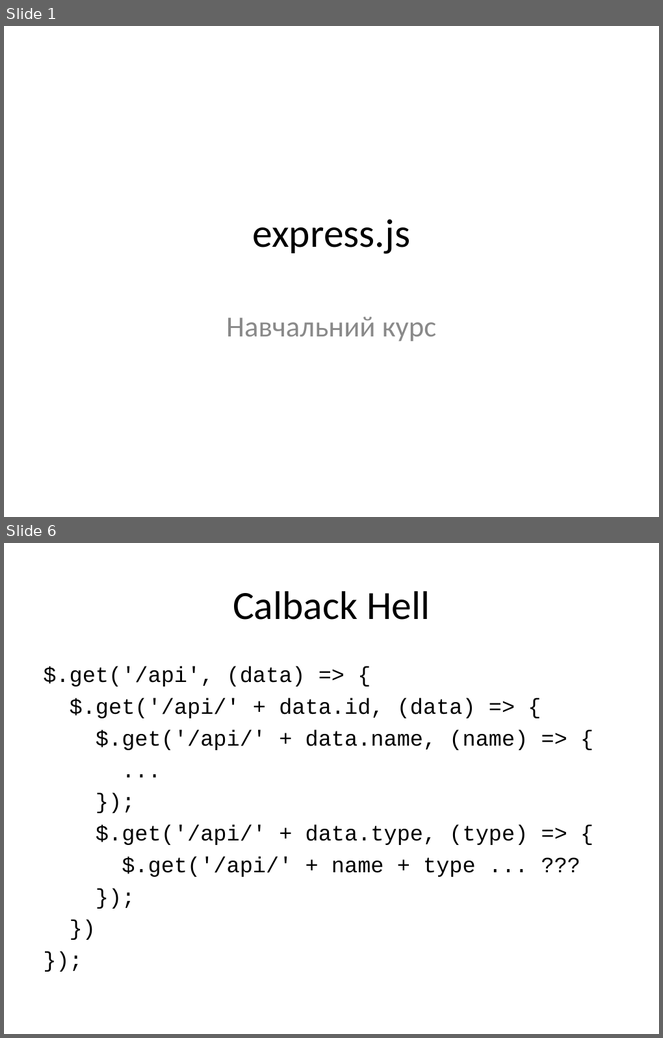
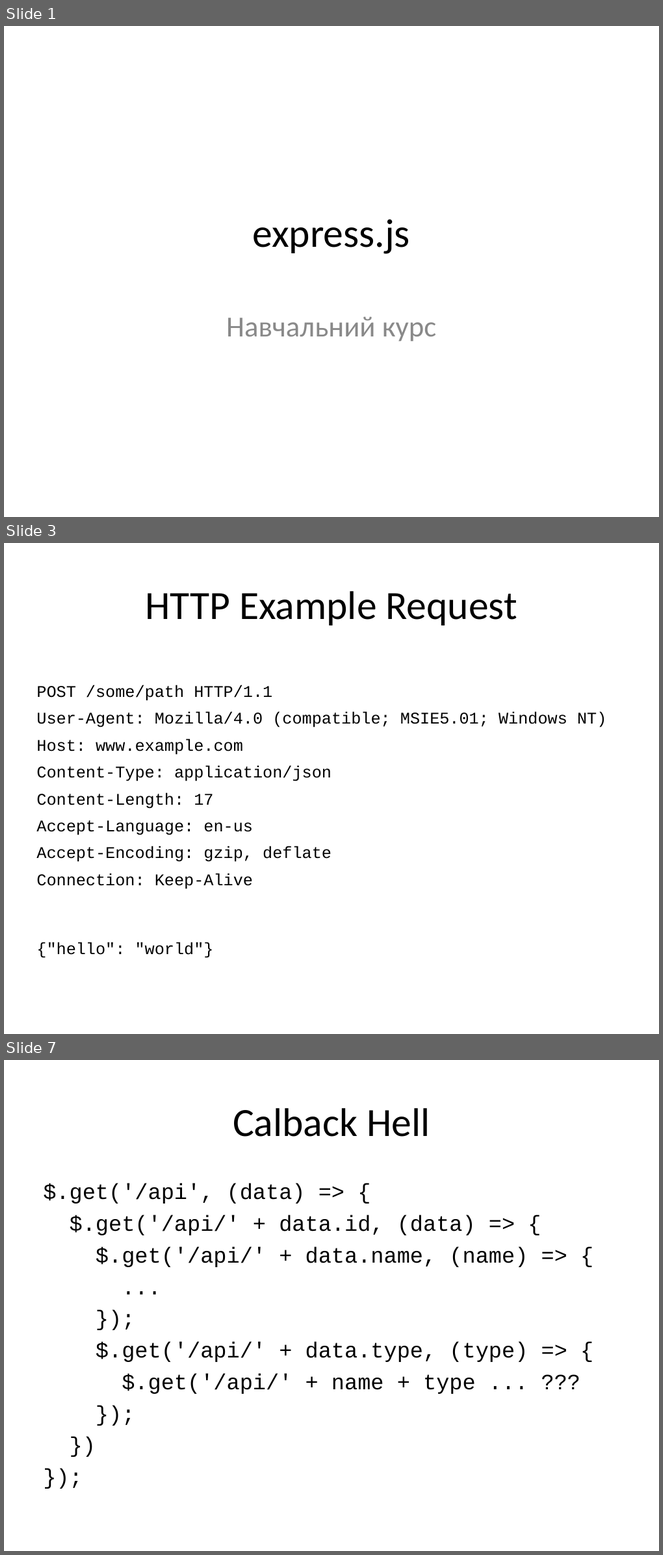
Before and after one commit to ConceptArea/prog-lessons, a slide deck: Express.ppt. Shown one above the other, each under a label of ours: slides 1 and 6 before the commit, slides 1, 3 and 7 after it; the slides between them are not shown. The pictures are 663x1038 and 663x1555 pixels, drawn with LibreOffice and Linux fonts; fonts in the diff are those of the drawing; background and template pictures are left out. Boxes give left, top, right and bottom in pixels: in the first picture for what was removed or moved away, otherwise in the second. Text is boxed around its words. In the diff, an @@ line names an element or a change of style, - is before the commit and + after.

```diff
--- a/Express.ppt
+++ b/Express.ppt
@@ slide 3 added at bbox=[4, 543, 659, 1034], background picture (left out) @@
@@ title added at bbox=[145, 591, 518, 626], 44 pt, text #000000 @@
+HTTP Example Request
@@ subtitle added at bbox=[36, 685, 607, 958], 18 pt, text #000000 @@
+POST /some/path HTTP/1.1
+User-Agent: Mozilla/4.0 (compatible; MSIE5.01; Windows NT)
+Host: www.example.com
+Content-Type: application/json
+Content-Length: 17
+Accept-Language: en-us
+Accept-Encoding: gzip, deflate
+Connection: Keep-Alive
+{"hello": "world"}
@@ what was slide 6 is now slide 7 @@
```
Also in this commit, not shown: 6 slides changed.
